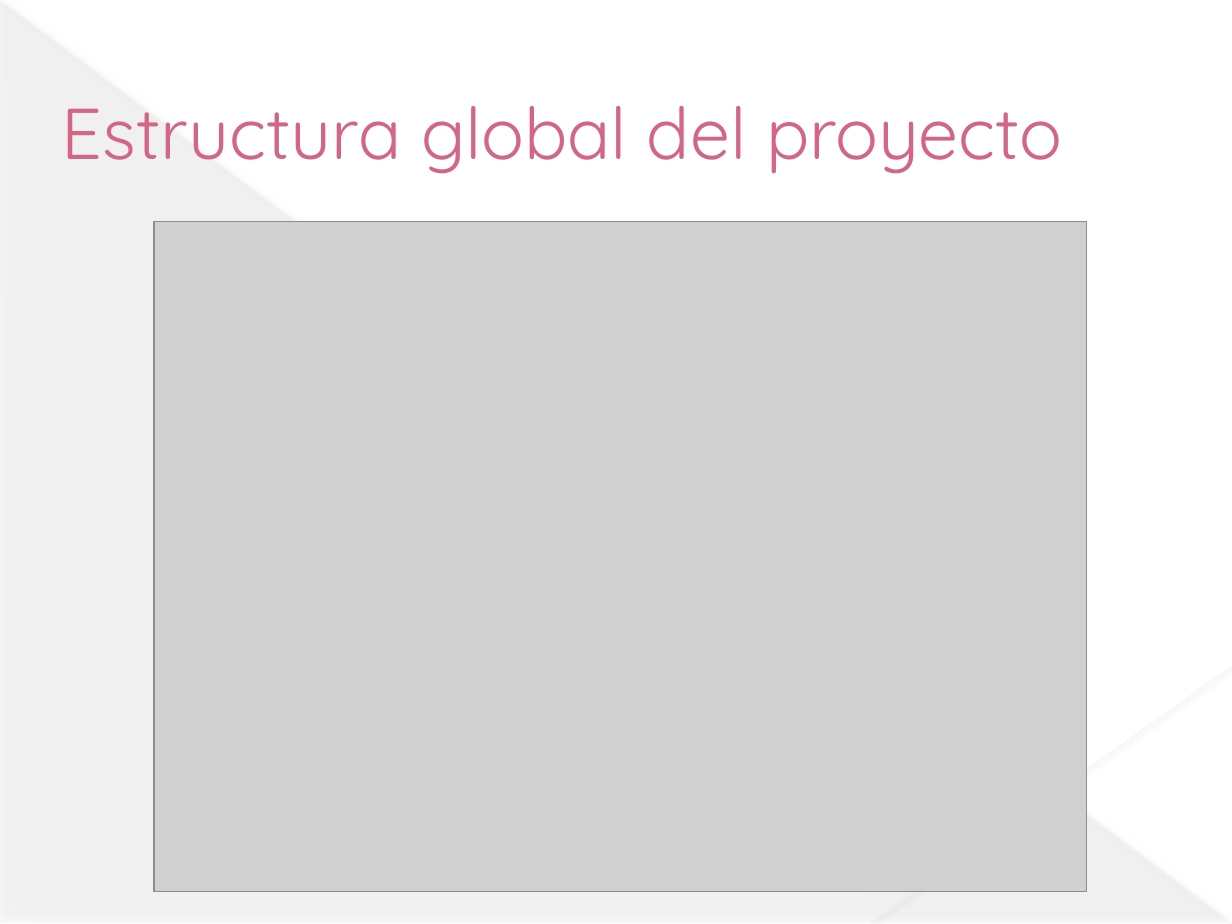
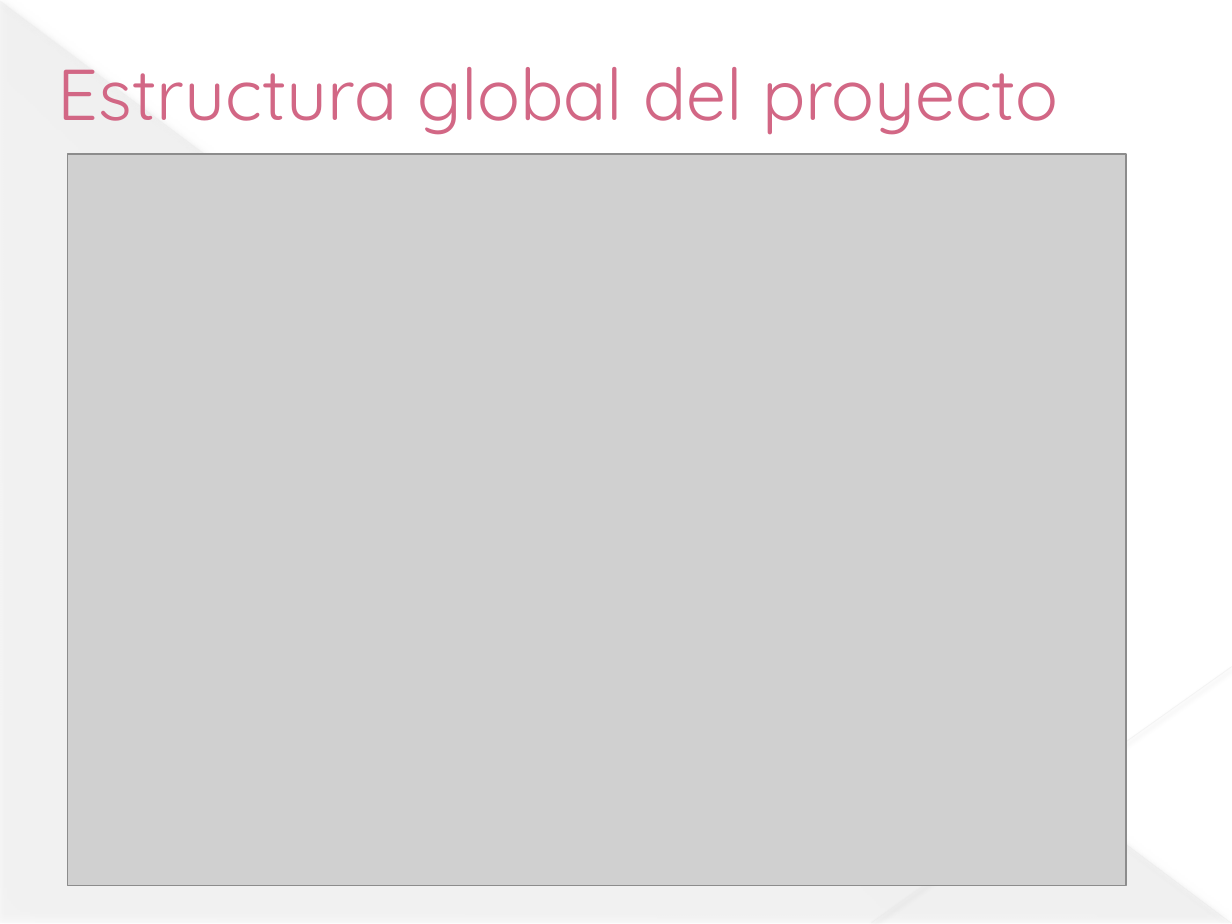
Before and after one commit to jesusdavidguti/ProyectoFinDeCurso, a slide deck: slide 5 of Presentación/Proyecto fin de curso.pptx. Drawn at 1232x924 pixels with LibreOffice and Linux fonts; fonts in the diff are those of the drawing; grey boxes stand for pictures. Boxes give left, top, right and bottom in pixels: in the first picture for what was removed or moved away, otherwise in the second. Text is boxed around its words. In the diff, an @@ line names an element or a change of style, - is before the commit and + after.

```diff
--- a/Presentación/Proyecto fin de curso.pptx
+++ b/Presentación/Proyecto fin de curso.pptx
@@ text "Estructura global del proyecto" moved from (x1=62, y1=106, x2=1062, y2=174) to (x1=58, y1=67, x2=1058, y2=135) @@
@@ picture resized from (x1=154, y1=222, x2=1087, y2=892) to (x1=68, y1=154, x2=1126, y2=886) @@
```
Also in this commit, not shown: 2 other slides changed, 2 slides added.
